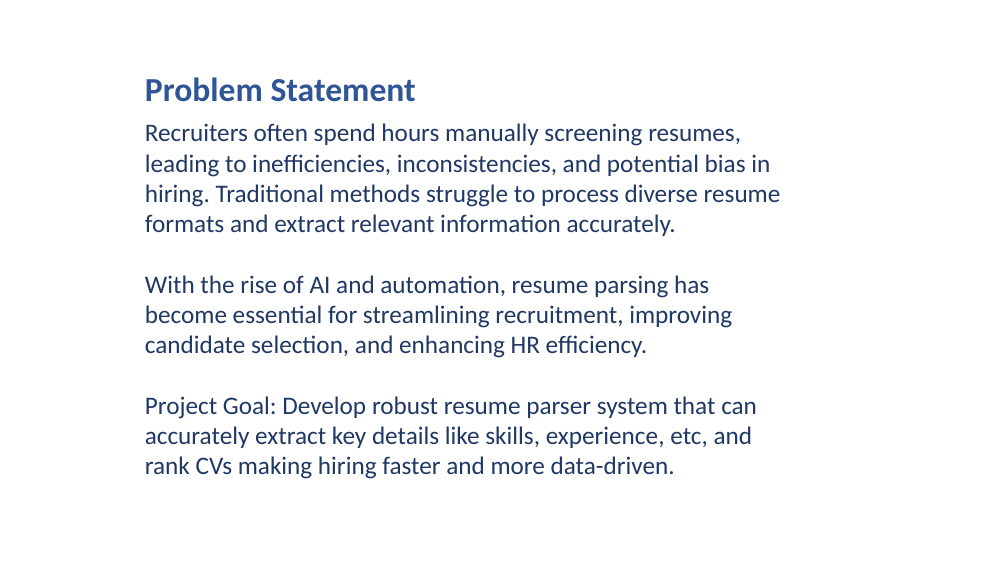
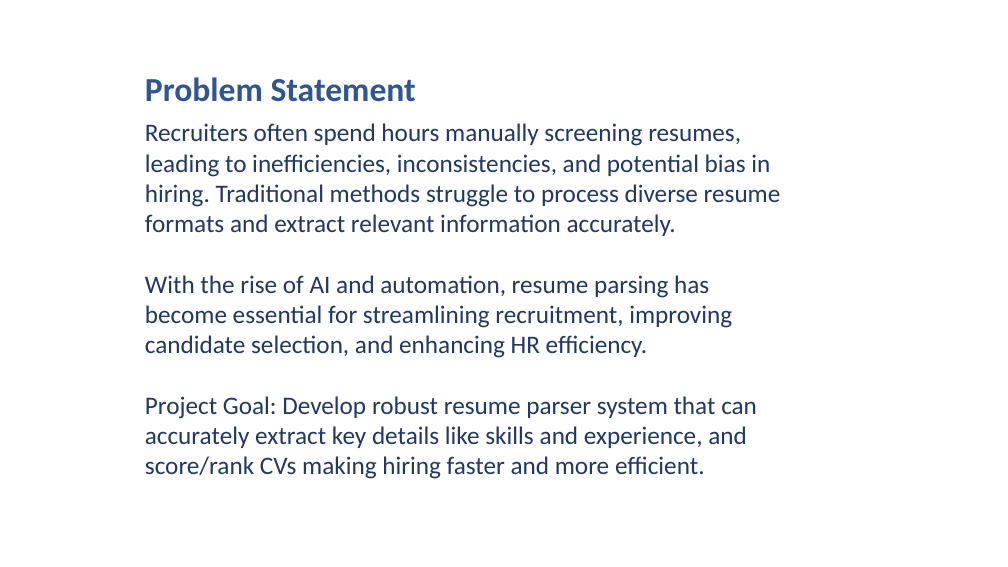
Before and after one commit to mk7890/Resume-Parsing-System, a slide deck: slide 3 of ResumeParserSystem_Presentation.pptx. Drawn at 1008x567 pixels with LibreOffice and Linux fonts; fonts in the diff are those of the drawing; background and template pictures are left out. Boxes give left, top, right and bottom in pixels: in the first picture for what was removed or moved away, otherwise in the second. Text is boxed around its words. In the diff, an @@ line names an element or a change of style, - is before the commit and + after.

```diff
--- a/ResumeParserSystem_Presentation.pptx
+++ b/ResumeParserSystem_Presentation.pptx
@@ text at <box>145,396,757,479</box>: text changed @@
-Project Goal: Develop robust resume parser system that can accurately extract key details like skills, experience, etc, and rank CVs making hiring faster and more data-driven.
+Project Goal: Develop robust resume parser system that can accurately extract key details like skills and experience, and score/rank CVs making hiring faster and more efficient.
```
Also in this commit, not shown: 8 other slides changed, 16 slides added, 10 slides removed.
